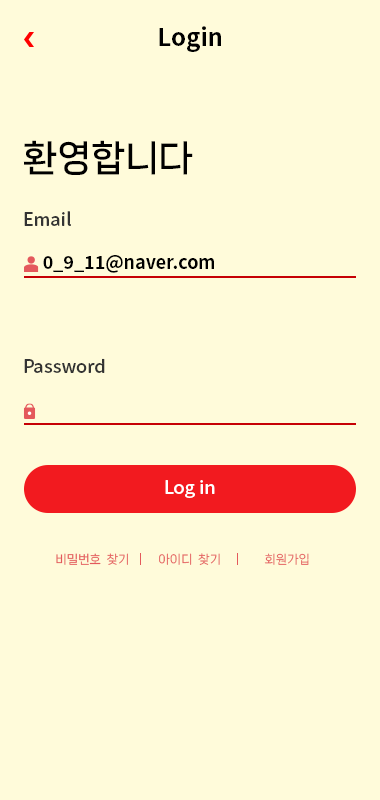
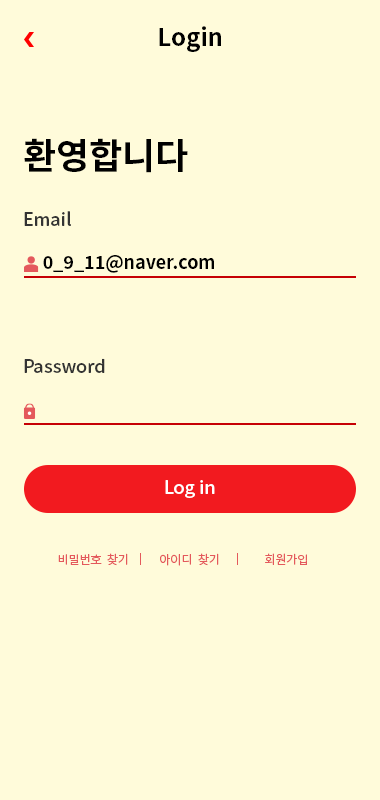
Layers edited between the first and the second w=380, h=800 image:
painted on "회원가입" over [264, 553, 309, 565]
painted on "아이디 찾기" over [159, 553, 220, 566]
painted on "비밀번호 찾기" over [56, 553, 128, 566]
painted on "환영합니다" over [23, 138, 193, 175]
